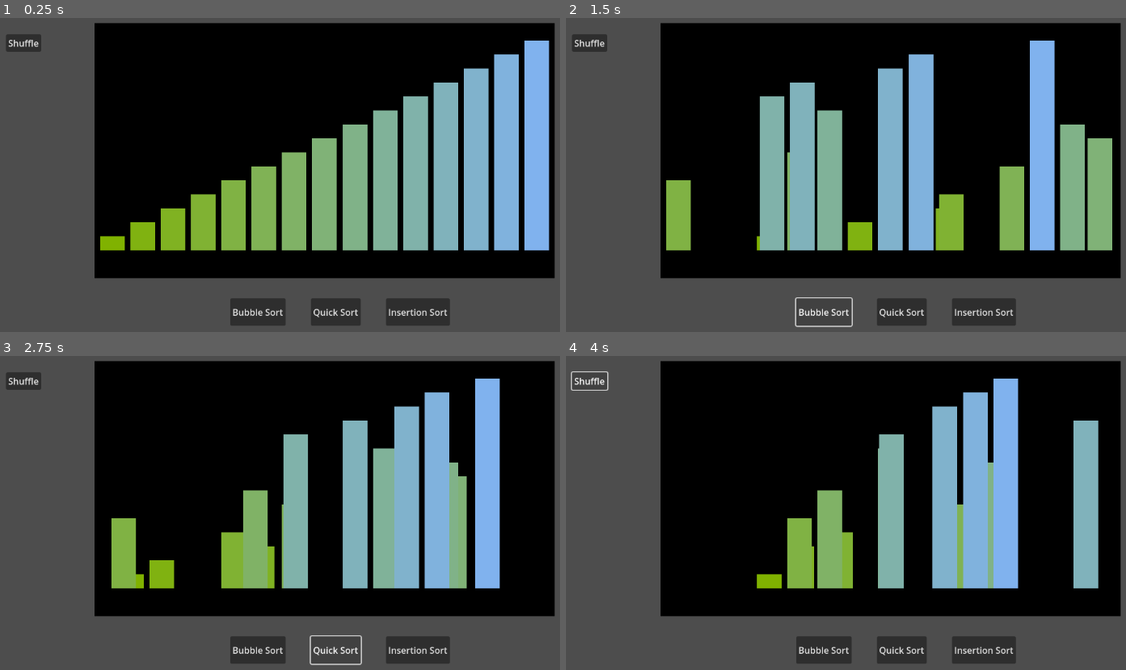
Above: before the commit, frames 1-4 (two rows, left to right).
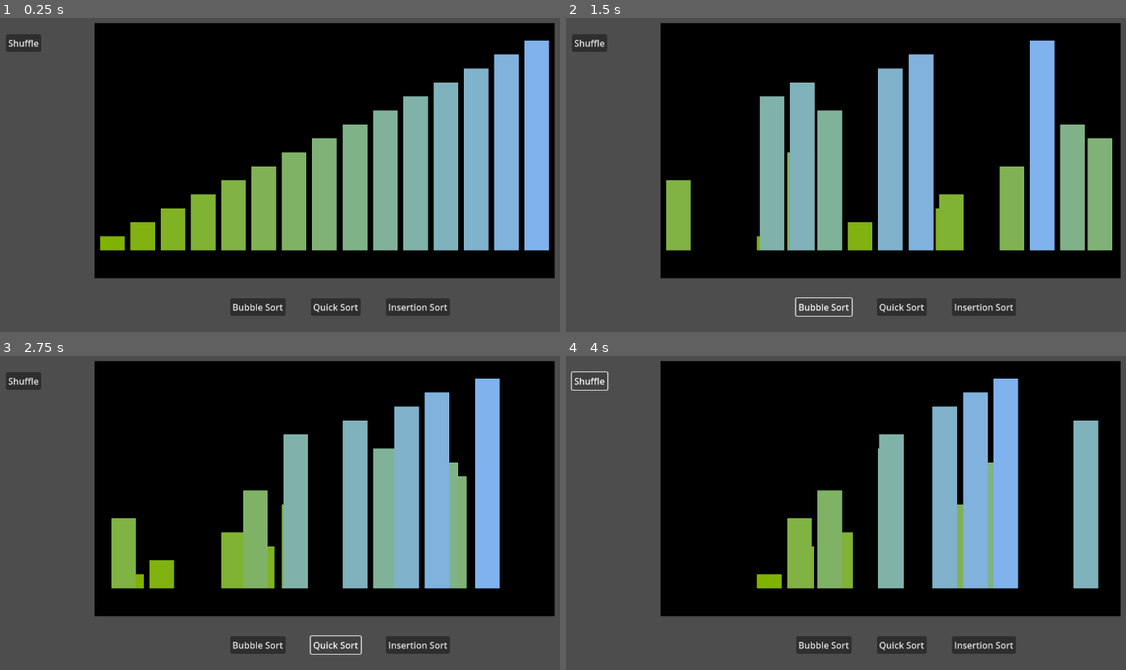
Above: after the commit, the same moments.

Repository: jematson/CS471ChappellChase
Game: Godot game, scene res://scenes/level.tscn
Same seed, same stepped clock (60 frames per second), same inputs: the game is played once before the commit and once after it.
Inputs:
- Up to frame 1 (0.25 s): no input
- Up to frame 2 (1.5 s): click "Shuffle" at 0.5 s; click "Bubble Sort" at 1.25 s
- Up to frame 3 (2.75 s): click "Quick Sort" at 2 s
- Up to frame 4 (4 s): click "Insertion Sort" at 2.75 s; click "Shuffle" at 3.5 s

The runs differ from the first frame. In frame 1, 1.5% of the frame differs, in the area x 41-81%, y 91-98%; in frame 2, 1.3%; in frame 3, 1.3%; in frame 4, 1.5%.

Commit message:
finalize fix to merge conflicts

Diff:
--- a/scenes/algorithm_menu.tscn
+++ b/scenes/algorithm_menu.tscn
@@ -17,7 +17,7 @@
 offset_left = 526.0
 offset_top = 559.0
 offset_right = 929.0
-offset_bottom = 608.0
+offset_bottom = 590.0
 theme_override_constants/separation = 45
 
 [node name="BubbleSortButton" type="Button" parent="HBoxContainer"]
Not shown: 1 places in scenes/algorithm_menu.tscn that only renumber resources
